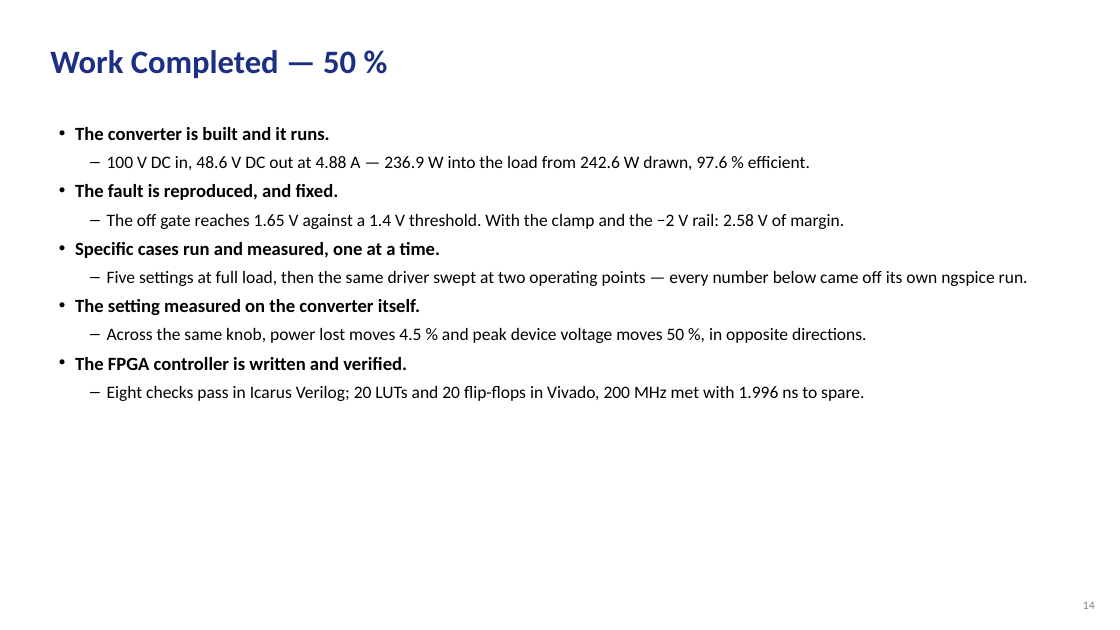
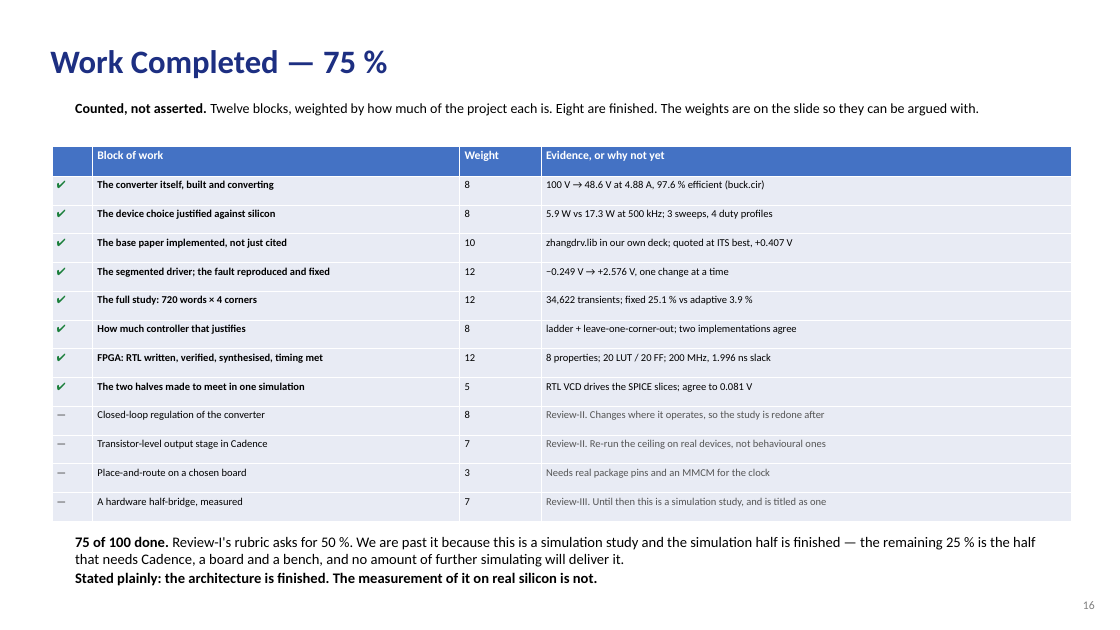
Before and after one commit to Amritha902/gan-driver, a slide deck: slide 16 of review/GaN_Review1_PRESENT.pptx (slide 14 before the commit). Drawn at 1120x630 pixels with LibreOffice and Linux fonts; fonts in the diff are those of the drawing. Boxes give left, top, right and bottom in pixels: in the first picture for what was removed or moved away, otherwise in the second. Text is boxed around its words. In the diff, an @@ line names an element or a change of style, - is before the commit and + after.

```diff
--- a/review/GaN_Review1_PRESENT.pptx
+++ b/review/GaN_Review1_PRESENT.pptx
@@ text at box(50, 50, 356, 78): text changed @@
-Work Completed — 50 %
+Work Completed — 75 %
@@ text added at box(75, 103, 979, 116), 12 pt, text #000000 @@
+Counted, not asserted. Twelve blocks, weighted by how much of the project each is. Eight are finished. The weights are on the slide so they can be argued with.
@@ table added at box(52, 146, 1072, 520), 13 rows, 4 columns @@
+ | Block of work | Weight | Evidence, or why not yet
+✔ | The converter itself, built and converting | 8 | 100 V → 48.6 V at 4.88 A, 97.6 % efficient (buck.cir)
+✔ | The device choice justified against silicon | 8 | 5.9 W vs 17.3 W at 500 kHz; 3 sweeps, 4 duty profiles
+✔ | The base paper implemented, not just cited | 10 | zhangdrv.lib in our own deck; quoted at ITS best, +0.407 V
+✔ | The segmented driver; the fault reproduced and fixed | 12 | −0.249 V → +2.576 V, one change at a time
+✔ | The full study: 720 words × 4 corners | 12 | 34,622 transients; fixed 25.1 % vs adaptive 3.9 %
+✔ | How much controller that justifies | 8 | ladder + leave-one-corner-out; two implementations agree
+✔ | FPGA: RTL written, verified, synthesised, timing met | 12 | 8 properties; 20 LUT / 20 FF; 200 MHz, 1.996 ns slack
+✔ | The two halves made to meet in one simulation | 5 | RTL VCD drives the SPICE slices; agree to 0.081 V
+— | Closed-loop regulation of the converter | 8 | Review-II. Changes where it operates, so the study is redone after
+— | Transistor-level output stage in Cadence | 7 | Review-II. Re-run the ceiling on real devices, not behavioural ones
+— | Place-and-route on a chosen board | 3 | Needs real package pins and an MMCM for the clock
+— | A hardware half-bridge, measured | 7 | Review-III. Until then this is a simulation study, and is titled as one
@@ text removed at box(75, 127, 1028, 401) @@
-• The converter is built and it runs.
-– 100 V DC in, 48.6 V DC out at 4.88 A — 236.9 W into the load from 242.6 W drawn, 97.6 % efficient.
-• The fault is reproduced, and fixed.
-– The off gate reaches 1.65 V against a 1.4 V threshold. With the clamp and the −2 V rail: 2.58 V of margin.
-• Specific cases run and measured, one at a time.
-– Five settings at full load, then the same driver swept at two operating points — every number below came off its own ngspice run.
-• The setting measured on the converter itself.
-– Across the same knob, power lost moves 4.5 % and peak device voltage moves 50 %, in opposite directions.
-• The FPGA controller is written and verified.
-– Eight checks pass in Icarus Verilog; 20 LUTs and 20 flip-flops in Vivado, 200 MHz met with 1.996 ns to spare.
@@ text added at box(75, 536, 1035, 586), 12.5 pt, text #000000 @@
+75 of 100 done. Review-I's rubric asks for 50 %. We are past it because this is a simulation study and the simulation half is finished — the remaining 25 % is the half that needs Cadence, a board and a bench, and no amount of further simulating will deliver it.
+Stated plainly: the architecture is finished. The measurement of it on real silicon is not.
@@ text at box(1083, 601, 1095, 609): text changed @@
-14
+16
```
Also in this commit, not shown: 10 other slides changed, 2 slides added, 7 other files.
